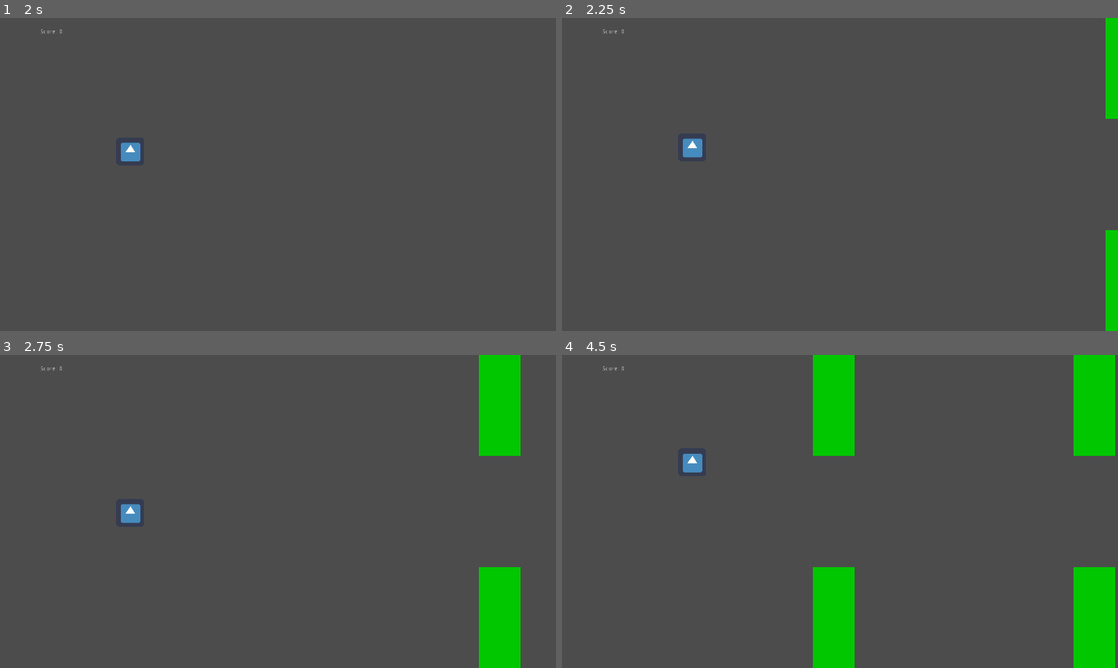
Above: before the commit, frames 1-4 (two rows, left to right).
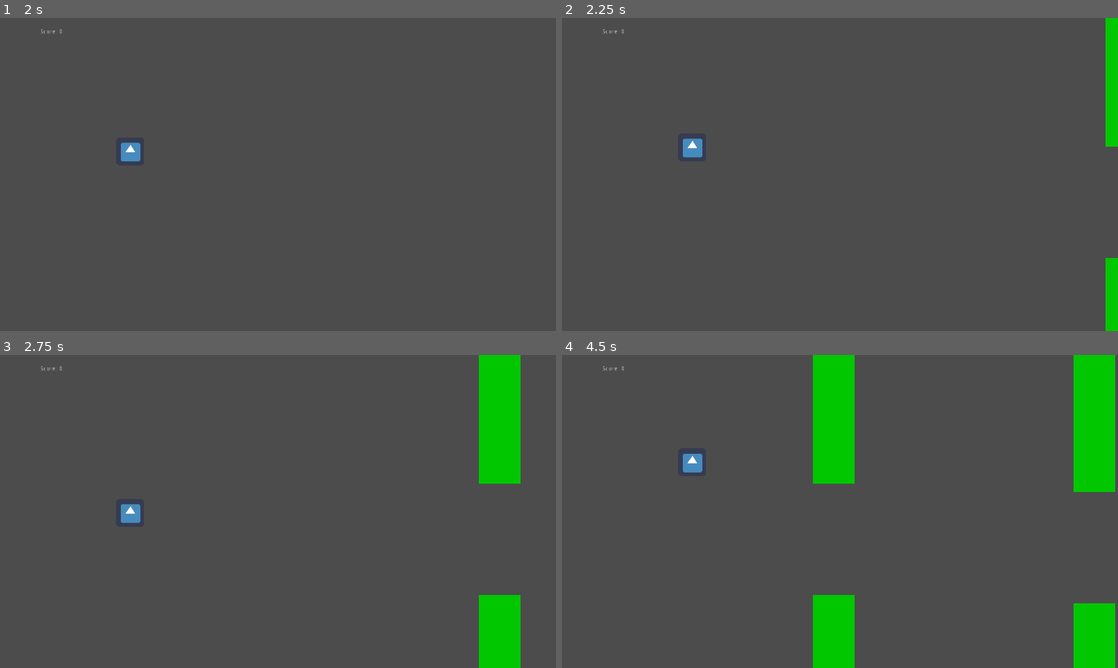
Above: after the commit, the same moments.

Repository: kdreese/flappy-godot
Game: Godot game, scene res://States/Game/Game.tscn
The game is run twice, just before and just after one commit, with the same random seed, the same clock (stepped at 60 frames per second) and the same inputs. The engine's default icon, where the game draws it, is replaced by a stand-in: a white triangle on a blue panel in a dark square.
Inputs:
- Up to frame 1 (2 s): tap Space (game_jump) at 0.77, 1.52 s
- Up to frame 2 (2.25 s): no input
- Up to frame 3 (2.75 s): no input
- Up to frame 4 (4.5 s): tap Space (game_jump) at 3.02, 3.77 s

Frame 1 is identical in both runs. In frame 2, 0.4% of the frame differs, in the area x 97-100%, y 32-77%; in frame 3, 1.3%; in frame 4, 3.1%, in the area x 45-100%, y 32-80%.

Commit message:
Added randomized pipe heights

Diff:
--- a/States/Game/Game.gd
+++ b/States/Game/Game.gd
@@ -6,7 +6,7 @@
 
 
 func _ready() -> void:
-	pass
+	randomize()
 
 
 func _process(_delta: float) -> void:
@@ -15,7 +15,8 @@
 
 func _on_PipeSpawnTimer_timeout() -> void:
 	var pipe = pipe_scene.instance()
-	pipe.position = Vector2(get_viewport_rect().size.x + 100, get_viewport_rect().size.y / 2)
+	var offset = rand_range(-200, 200)
+	pipe.position = Vector2(get_viewport_rect().size.x + 100, get_viewport_rect().size.y / 2 + offset)
 
 	pipe.connect("hit_pipe", self, "_on_Pipe_hit_pipe")
 	pipe.connect("score_point", self, "_on_Pipe_score_point")
